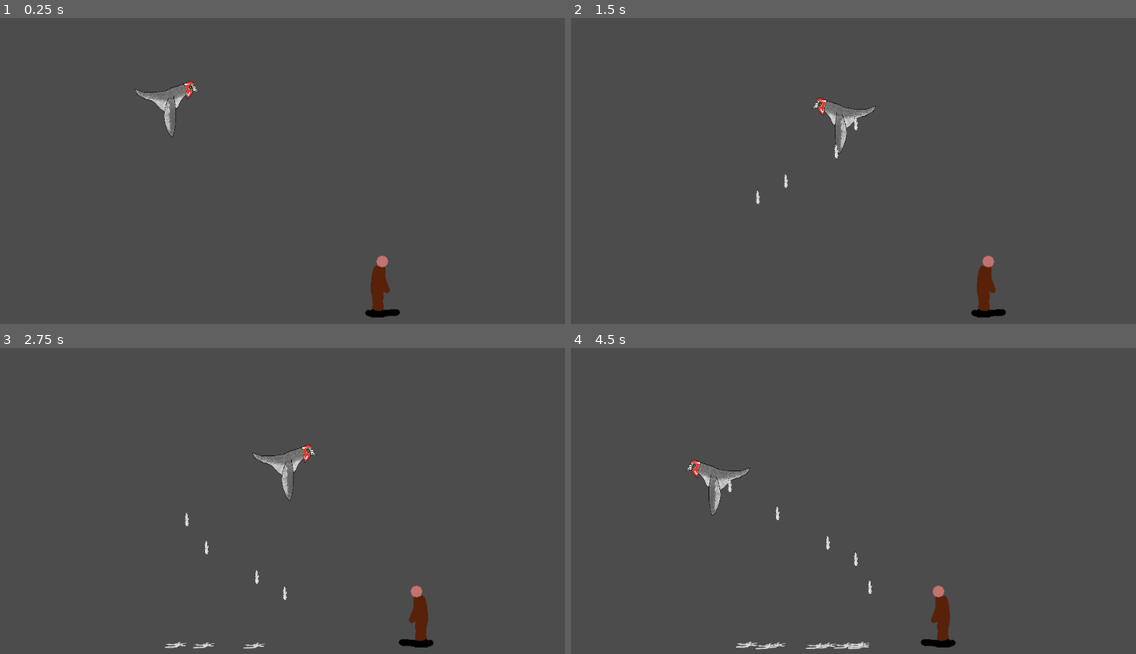
Above: before the commit, frames 1-4 (two rows, left to right).
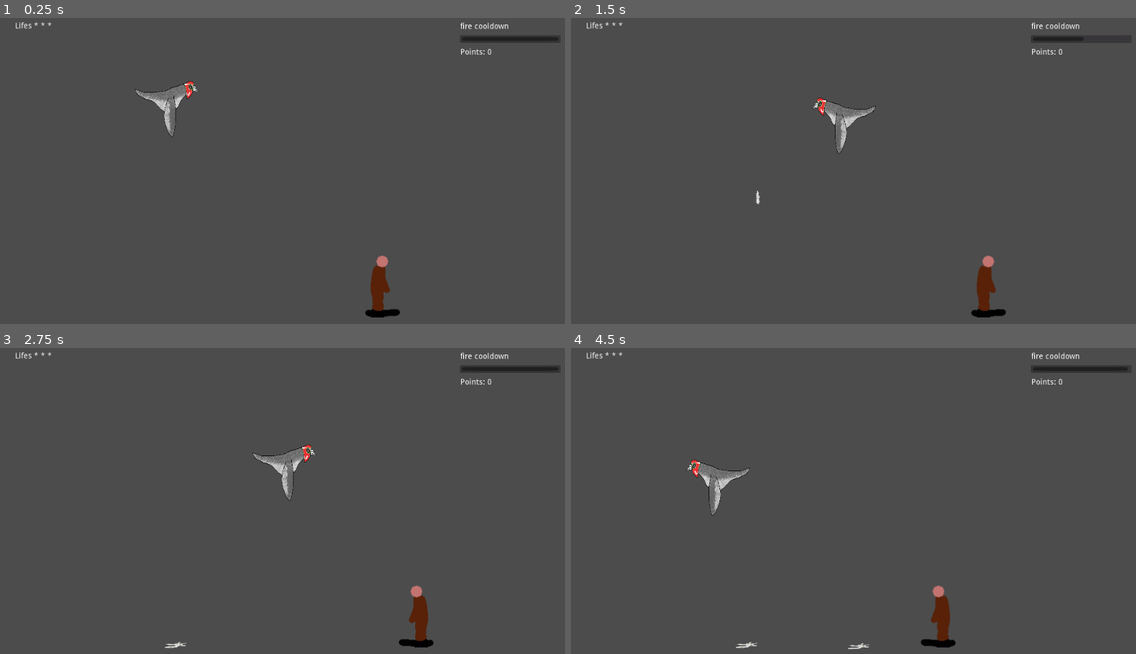
Above: after the commit, the same moments.

Repository: Ama94/PigeonSimulator
Game: Godot game, scene res://main.tscn
Two runs of this game, one before a commit and one after it. Both use one fixed random seed, a clock stepped at 60 frames per second and the inputs below. The engine's default icon, where the game draws it, is replaced by a stand-in: a white triangle on a blue panel in a dark square.
Inputs:
- Up to frame 1 (0.25 s): no input
- Up to frame 2 (1.5 s): hold Right (ui_right) 0.53-1.28 s; tap Space (ui_select) at 0.6, 0.77, 1.07, 1.35 s; hold Left (ui_left) from 1.28 s (still down)
- Up to frame 3 (2.75 s): tap Space (ui_select) at 1.52, 1.82, 2.1 s; release Left (ui_left) at 2.03 s; hold Right (ui_right) from 2.03 s (still down)
- Up to frame 4 (4.5 s): release Right (ui_right) at 2.78 s; hold Up (ui_up) 2.78-3.53 s; tap Space (ui_select) at 2.85, 3.02, 3.32, 3.6, 3.77, 4.07, 4.35 s; hold Left (ui_left) from 3.53 s (still down)

The runs differ from the first frame. In frame 1, 0.5% of the frame differs, in the area x 2-100%, y 1-12%; in frame 2, 0.4%; in frame 3, 0.6%; in frame 4, 0.8%, in the area x 2-100%, y 1-99%.

Commit message:
add cooldown

Diff:
--- a/Player.gd
+++ b/Player.gd
@@ -9,7 +9,7 @@
 var gravity:float = 0.4
 var velocity = Vector2(0.0, 0.0)
 var force = Vector2(0.0, 0.0)
-
+var value:float = 100.0;
 var bullet_object =  load("res://bullet.tscn")
 
 var a = 2
@@ -34,6 +34,9 @@
 	position += velocity * delta
 	position.y += gravity
 	velocity += force * delta
+	if(value < 100.0):
+		value += 1
+	get_node("../cooldown").set_value(value)
 	self.texture = load("res://assets/pigeon_down.png")
 	update()
 
@@ -49,7 +52,10 @@
 		position += Vector2(0,-15.0)
 #		self.texture = load("res://assets/pigeon_up.png")
 	if(Input.is_action_just_pressed("ui_select")):
-		spawn_bullet()
+		if(get_node("../cooldown").get_value() == 100):
+			get_node("../cooldown").set_value(0)
+			value = 0
+			spawn_bullet()
 #	pass
 func spawn_bullet():
 	var new_bullet = bullet_object.instance()
--- a/main.tscn
+++ b/main.tscn
@@ -24,3 +24,32 @@
 [node name="Sprite" type="Sprite" parent="Enemy"]
 position = Vector2( 161, 483 )
 texture = ExtResource( 4 )
+
+[node name="cooldown" type="ProgressBar" parent="."]
+margin_left = 821.111
+margin_top = 37.3232
+margin_right = 1001.11
+margin_bottom = 51.3232
+value = 100.0
+percent_visible = false
+
+[node name="fire cooldown" type="Label" parent="."]
+margin_left = 822.168
+margin_top = 14.8336
+margin_right = 993.168
+margin_bottom = 28.8336
+text = "fire cooldown"
+
+[node name="Points" type="Label" parent="."]
+margin_left = 822.0
+margin_top = 61.0
+margin_right = 993.0
+margin_bottom = 83.0
+text = "Points: 0"
+
+[node name="lives" type="Label" parent="."]
+margin_left = 26.5488
+margin_top = 14.346
+margin_right = 197.549
+margin_bottom = 36.346
+text = "Lifes * * *"
--- a/project.godot
+++ b/project.godot
@@ -15,7 +15,7 @@
 
 [application]
 
-config/name="New Game Project"
+config/name="PigeonSimulator"
 run/main_scene="res://main.tscn"
 config/icon="res://icon.png"
 
